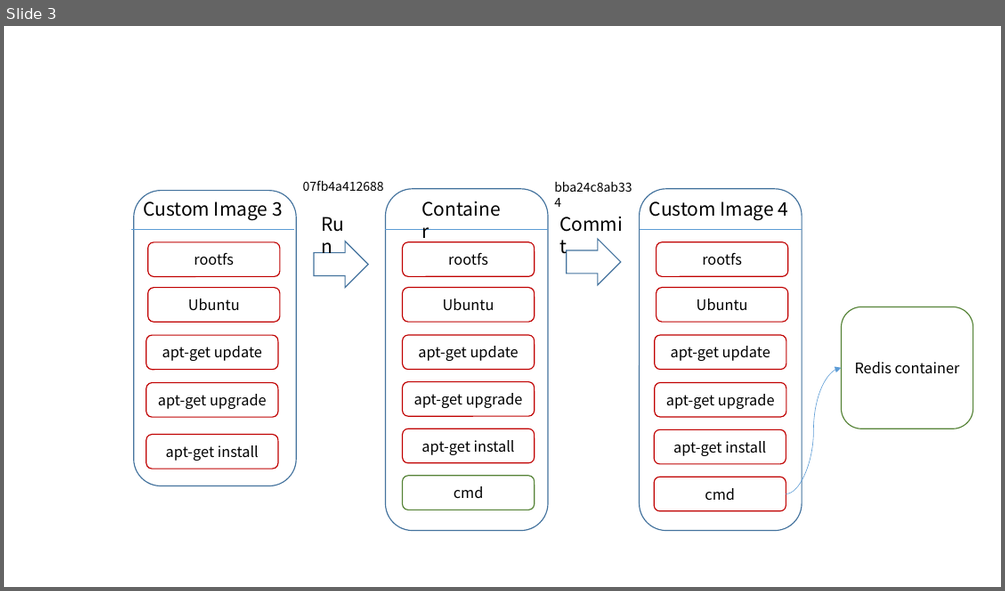
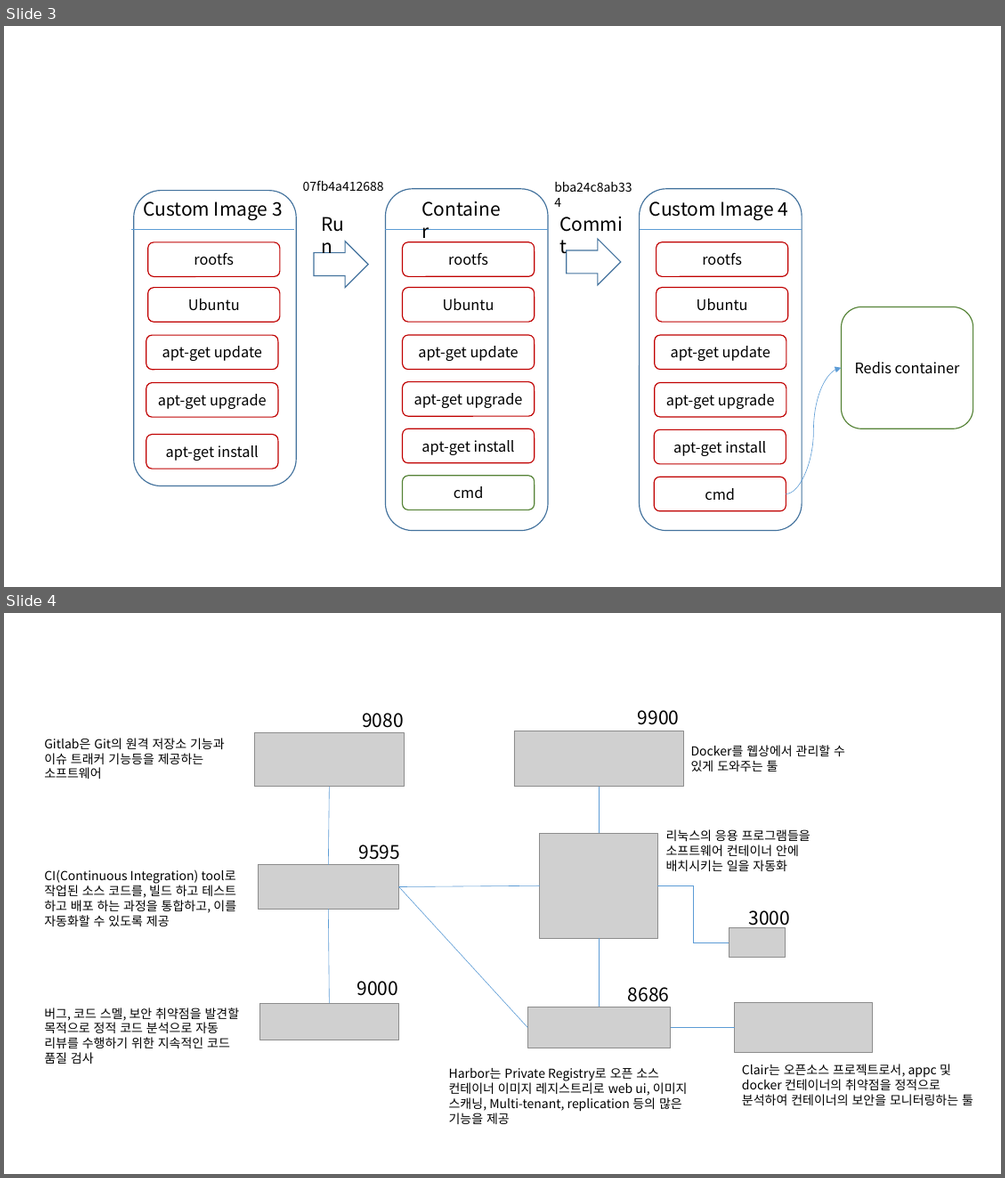
Before and after one commit to ywjung/study, a slide deck: 자료/프레젠테이션1.pptx. Shown one above the other, each under a label of ours: slide 3 before the commit, slides 3 and 4 after it. The pictures are 1005x591 and 1005x1178 pixels, drawn with LibreOffice and Linux fonts; fonts in the diff are those of the drawing; grey boxes stand for pictures. Boxes give left, top, right and bottom in pixels: in the first picture for what was removed or moved away, otherwise in the second. Text is boxed around its words. In the diff, an @@ line names an element or a change of style, - is before the commit and + after.

```diff
--- a/자료/프레젠테이션1.pptx
+++ b/자료/프레젠테이션1.pptx
@@ slide 4 added at box(4, 613, 1001, 1174), background #FFFFFF @@
@@ text added at box(362, 713, 404, 728), 18 pt, text #000000 @@
+9080
@@ text added at box(638, 710, 680, 725), 18 pt, text #000000 @@
+9900
@@ text added at box(44, 738, 225, 779), 12 pt, text #000000 @@
+Gitlab은 Git의 원격 저장소 기능과 이슈 트래커 기능등을 제공하는 소프트웨어
@@ picture added at box(254, 732, 404, 787) @@
@@ picture added at box(514, 731, 684, 787) @@
@@ text added at box(691, 745, 845, 771), 12 pt, text #000000 @@
+Docker를 웹상에서 관리할 수 있게 도와주는 툴
@@ line added from (329, 787) to (329, 865), #5B9BD5 0.5 pt @@
@@ line added from (599, 787) to (599, 833), #5B9BD5 0.5 pt @@
@@ text added at box(359, 844, 401, 860), 18 pt, text #000000 @@
+9595
@@ picture added at box(540, 833, 658, 938) @@
@@ text added at box(666, 829, 810, 871), 12 pt, text #000000 @@
+리눅스의 응용 프로그램들을 소프트웨어 컨테이너 안에 배치시키는 일을 자동화
@@ text added at box(44, 869, 236, 926), 12 pt, text #000000 @@
+CI(Continuous Integration) tool로 작업된 소스 코드를, 빌드 하고 테스트 하고 배포 하는 과정을 통합하고, 이를 자동화할 수 있도록 제공
@@ picture added at box(258, 865, 399, 909) @@
@@ line added from (540, 886) to (399, 887), #5B9BD5 0.5 pt @@
@@ line added from (527, 1027) to (399, 887), #5B9BD5 0.5 pt @@
@@ elbow line added from (657, 886) to (728, 943), #5B9BD5 0.5 pt @@
@@ line added from (329, 909) to (329, 1004), #5B9BD5 0.5 pt @@
@@ picture added at box(728, 928, 785, 957) @@
@@ text added at box(748, 910, 790, 929), 18 pt, text #000000 @@
+3000
@@ line added from (599, 938) to (599, 1007), #5B9BD5 0.5 pt @@
@@ text added at box(357, 981, 399, 996), 18 pt, text #000000 @@
+9000
@@ text added at box(44, 1007, 240, 1063), 12 pt, text #000000 @@
+버그, 코드 스멜, 보안 취약점을 발견할 목적으로 정적 코드 분석으로 자동 리뷰를 수행하기 위한 지속적인 코드 품질 검사
@@ picture added at box(259, 1004, 399, 1040) @@
@@ picture added at box(527, 1007, 670, 1047) @@
@@ text added at box(628, 987, 670, 1002), 18 pt, text #000000 @@
+8686
@@ picture added at box(735, 1002, 873, 1053) @@
@@ line added from (671, 1027) to (735, 1027), #5B9BD5 0.5 pt @@
@@ text added at box(742, 1063, 973, 1105), 12 pt, text #000000 @@
+Clair는 오픈소스 프로젝트로서, appc 및 docker 컨테이너의 취약점을 정적으로 분석하여 컨테이너의 보안을 모니터링하는 툴
@@ text added at box(449, 1068, 688, 1124), 12 pt, text #000000 @@
+Harbor는 Private Registry로 오픈 소스 컨테이너 이미지 레지스트리로 web ui, 이미지 스캐닝, Multi-tenant, replication 등의 많은 기능을 제공
```
Also in this commit, not shown: 2 other files.
